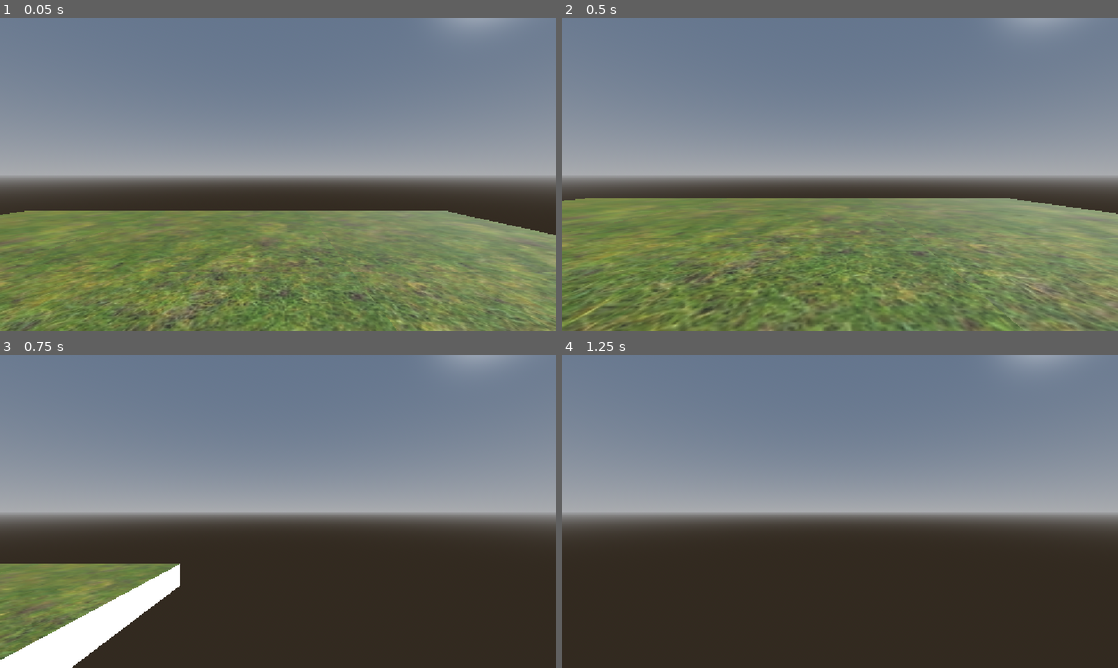
Above: before the commit, frames 1-4 (two rows, left to right).
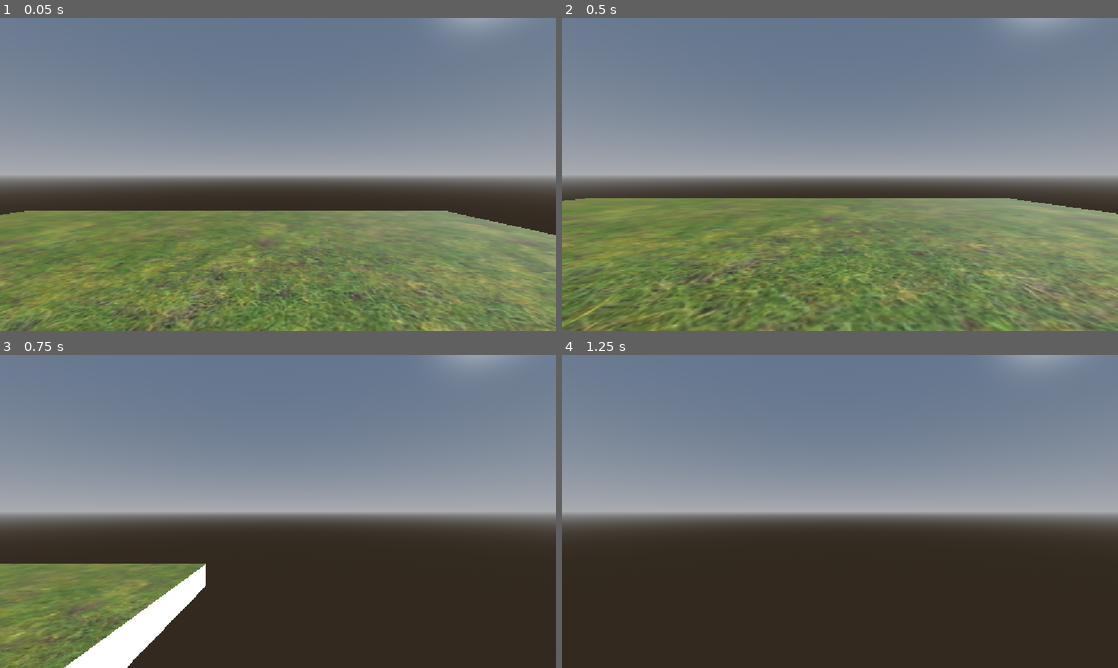
Above: after the commit, the same moments.

Repository: BAJ-Games/test-3d
Game: Godot game, scene res://scenes/main.tscn
Same seed, same stepped clock (60 frames per second), same inputs: the game is played once before the commit and once after it.
Inputs (mouse positions are in pixels of both pictures, inside the frame that each line leads up to):
- Up to frame 1 (0.05 s): no input
- Up to frame 2 (0.5 s): no input
- Up to frame 3 (0.75 s): tap Enter (ui_accept) at 0.5 s; move the mouse to (400, 495) at 0.52 s; hold Right (ui_right) from 0.53 s (still down); tap F (freefly) at 0.6 s; click (400, 495) at 0.67 s
- Up to frame 4 (1.25 s): keep holding Right (ui_right); tap Enter (ui_accept) at 0.77 s

Frames 1-2 are identical in both runs. In frame 3, 6.2% of the frame differs, in the area x 0-37%, y 66-100%; in frame 4, nothing differs.

Commit message:
Preserve movement input magnitude
Remove normalization from the movement direction so movement speed reflects the input vector's magnitude.

Diff:
--- a/script/proto_controller.gd
+++ b/script/proto_controller.gd
@@ -106,7 +106,7 @@
 		var input_dir := Input.get_vector(input_left, input_right, input_forward, input_back)
 		if input_dir.y > 0:
 			input_dir.y *= 0.5
-		var move_dir := (transform.basis * Vector3(input_dir.x, 0, input_dir.y)).normalized()
+		var move_dir := (transform.basis * Vector3(input_dir.x, 0, input_dir.y))
 		if move_dir:
 			velocity.x = move_dir.x * move_speed
 			velocity.z = move_dir.z * move_speed
